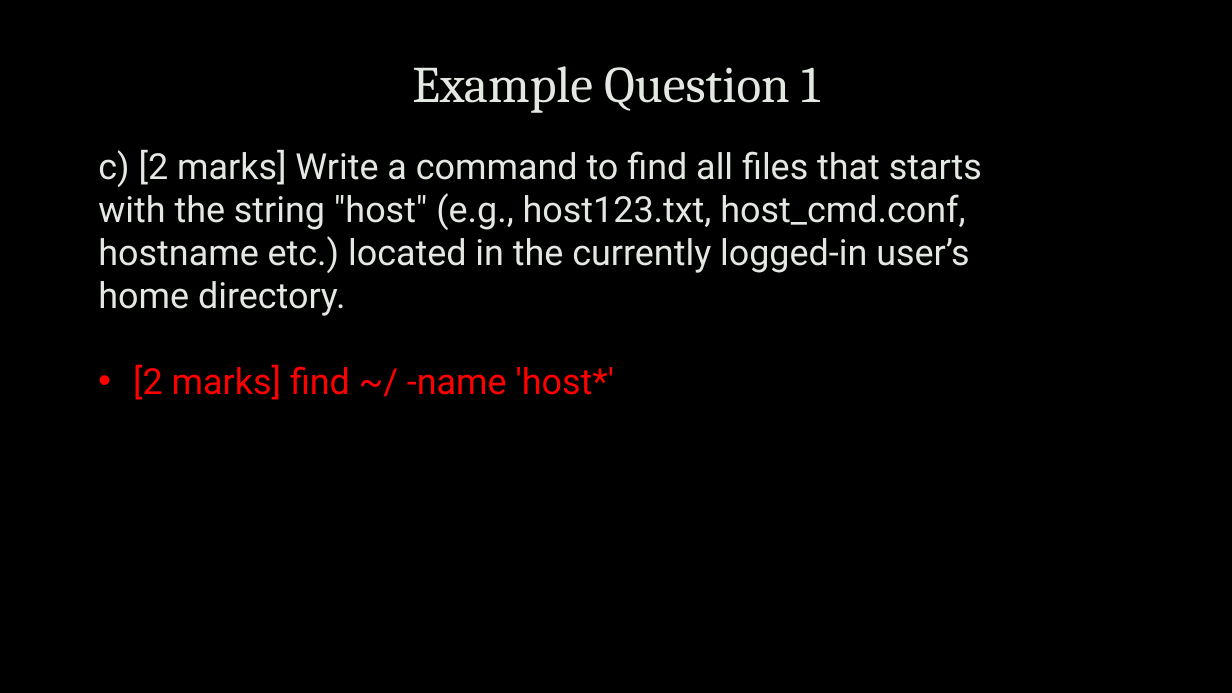
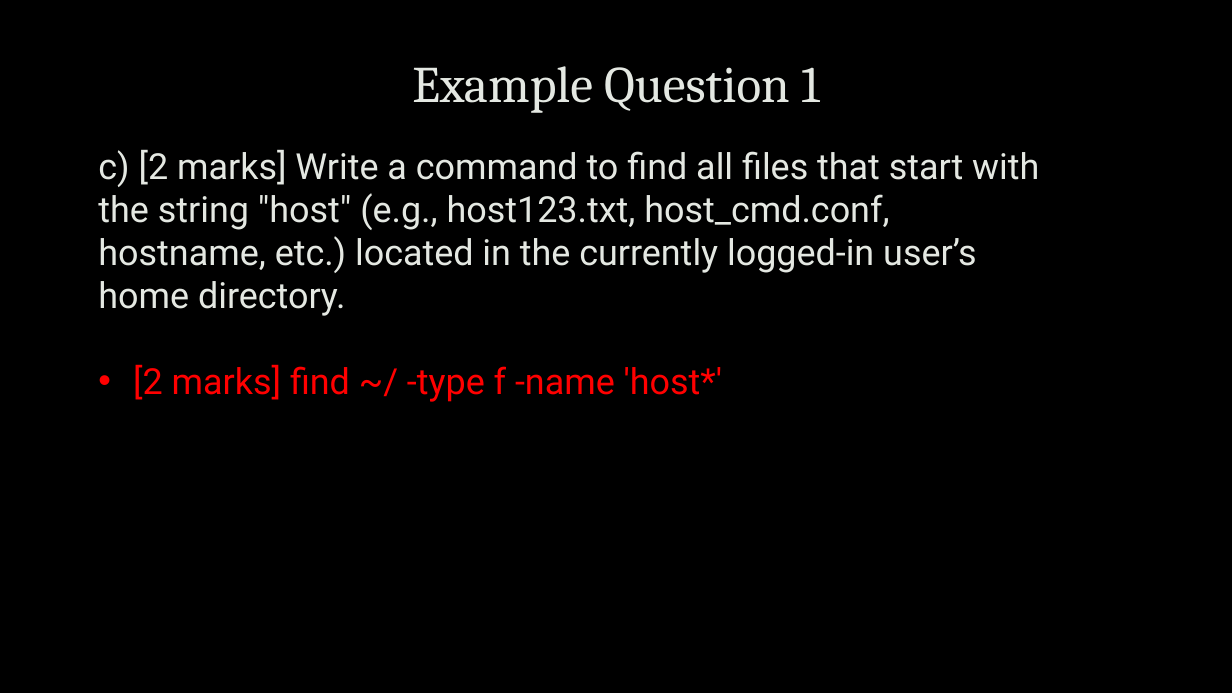
Before and after one commit to uwacyber/cits1003, a slide deck: slide 20 of cits1003-lecture_slides/CITS1003-C ExamExampleQ-exercises.pptx. Drawn at 1232x693 pixels with LibreOffice and Linux fonts; fonts in the diff are those of the drawing; background and template pictures are left out. Boxes give left, top, right and bottom in pixels: in the first picture for what was removed or moved away, otherwise in the second. Text is boxed around its words. In the diff, an @@ line names an element or a change of style, - is before the commit and + after.

Commit message:
a missing command option

```diff
--- a/cits1003-lecture_slides/CITS1003-C ExamExampleQ-exercises.pptx
+++ b/cits1003-lecture_slides/CITS1003-C ExamExampleQ-exercises.pptx
@@ text at box(98, 149, 1039, 402): text changed @@
-c) [2 marks] Write a command to find all files that starts with the string "host" (e.g., host123.txt, host_cmd.conf, hostname etc.) located in the currently logged-in user’s home directory.
-• [2 marks] find ~/ -name 'host*'
+c) [2 marks] Write a command to find all files that start with the string "host" (e.g., host123.txt, host_cmd.conf, hostname, etc.) located in the currently logged-in user’s home directory.
+• [2 marks] find ~/ -type f -name 'host*'
```
